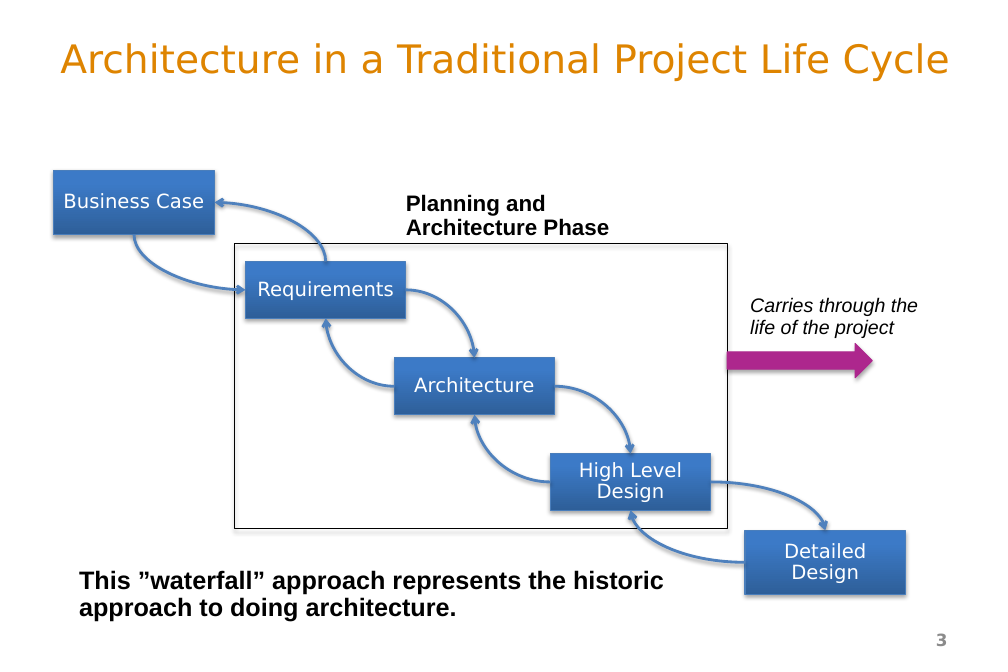
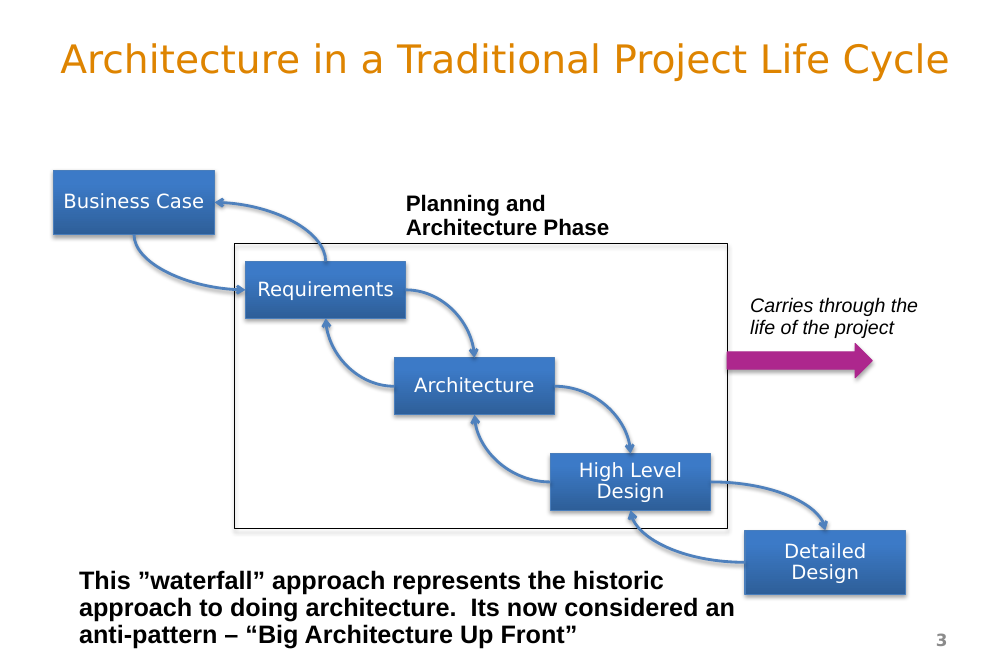
Before and after one commit to ArchitectingSoftware/SE577-SoftwareArchitecture, a slide deck: slide 3 of lectures/_L1b Basic Concepts.pptx. Drawn at 1008x672 pixels with LibreOffice and Linux fonts; fonts in the diff are those of the drawing. Boxes give left, top, right and bottom in pixels: in the first picture for what was removed or moved away, otherwise in the second. Text is boxed around its words. In the diff, an @@ line names an element or a change of style, - is before the commit and + after.

```diff
--- a/lectures/_L1b Basic Concepts.pptx
+++ b/lectures/_L1b Basic Concepts.pptx
@@ text at (79, 570, 735, 649): text changed @@
-This ”waterfall” approach represents the historic
-approach to doing architecture.
+This ”waterfall” approach represents the historic
+approach to doing architecture. Its now considered an
+anti-pattern – “Big Architecture Up Front”
```
Also in this commit, not shown: 10 other slides changed, 4 slides added, 14 slides removed, 7 other files.
